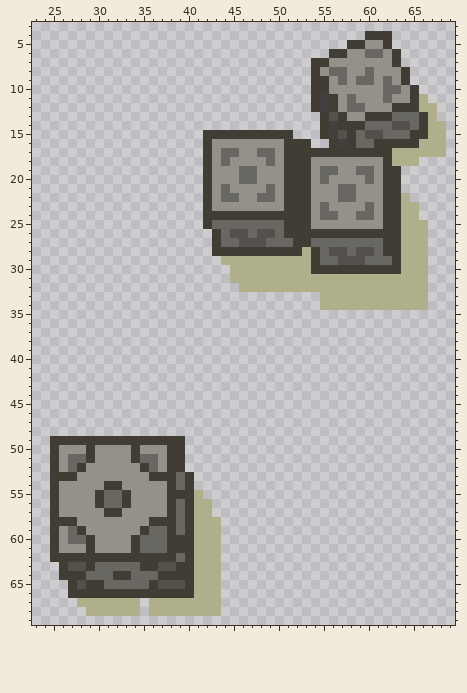
One commit to this sprite sheet: img/decor/2x2_mixed_crates.png. The picture above is the old version.
The file is 70x70 pixels. Shown: x 23..69, y 3..69.
And afterwards:
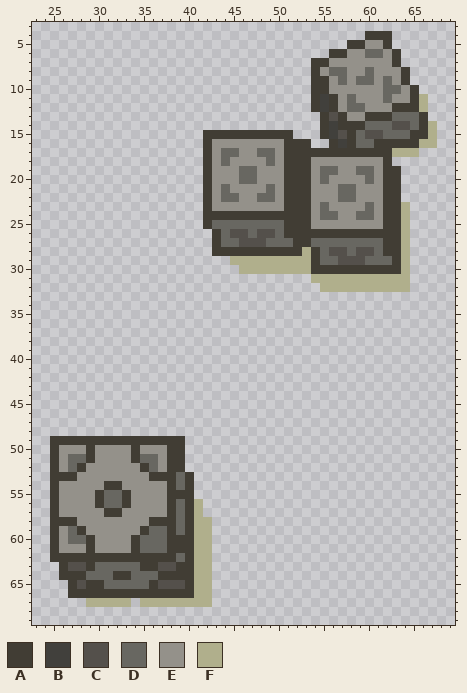
Palette (. is transparent): A #413d34  B #41403c  C #54504b  D #686761  E #94918a  F #b0af8c
Change:
Changed rows in their new state; - is an unchanged pixel.
first column x 63:
12 ----.-
13 ----.-
14 -----.
15 -----.
16 -----.
17 ---...
18 ...---
first column x 44:
22 --------------------.--
23 ---------------------.-
24 ---------------------.-
25 ---------------------..
26 ---------------------..
27 ---------------------..
28 ---------------------..
29 .--------------------..
30 -.-------------------..
31 -.........-----------..
32 --.........----------..
33 -----------............
34 -----------............
first column x 28:
55 -------------.--
56 --------------.-
57 --------------.-
58 ---------------.
59 ---------------.
60 ---------------.
61 ---------------.
62 ---------------.
63 ---------------.
64 ---------------.
65 ---------------.
66 ---------------.
67 .-----.F-------.
68 -......-........
Boxes around the changes in both pictures, in picture pixels (x1, y1, x2, y2):
erased: (221, 103, 446, 310)
changed: (77, 490, 221, 616)
